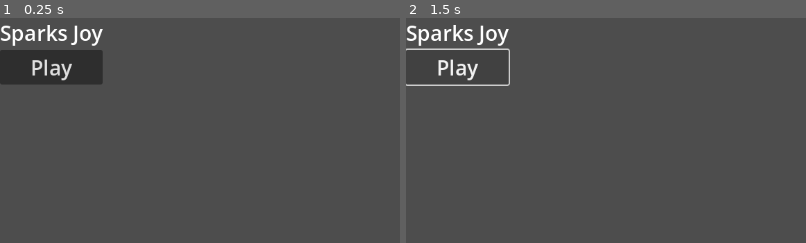
Above: before the commit, frames 1-2 (left to right).
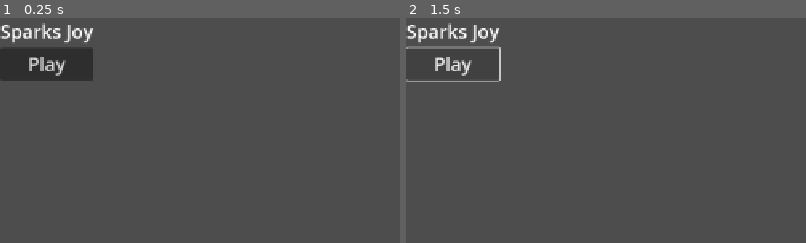
Above: after the commit, the same moments.

Repository: peabnuts123/2025-pb-and-jam
Game: Godot game, scene res://scenes/main.tscn
Two runs of this game, one before a commit and one after it. Both use one fixed random seed, a clock stepped at 60 frames per second and the inputs below.
Inputs:
- Up to frame 1 (0.25 s): no input
- Up to frame 2 (1.5 s): click "Play" at 0.5 s; click "Play" at 1.25 s
The pictures show only the part of the screen within x 0-50%, y 0-50%; the shares and areas given below are measured in that part.
In our replay, the window is 799x449 before the commit and 800x450 after it. These sizes can differ from the game's own. Grey fills any space a smaller window leaves; there, only what the larger window draws over its background counts as a difference.

The runs differ from the first frame. In frame 1, 2.5% of the frame differs, in the area x 0-26%, y 2-30%; in frame 2, 2.6%, in the area x 0-26%, y 2-31%.

Commit message:
Add decision screen + "scalable" UI

Diff:
--- a/project.godot
+++ b/project.godot
@@ -15,6 +15,12 @@
 config/features=PackedStringArray("4.4", "GL Compatibility")
 config/icon="res://icon.svg"
 
+[display]
+
+window/size/viewport_width=1280
+window/size/viewport_height=720
+window/stretch/mode="canvas_items"
+
 [rendering]
 
 renderer/rendering_method="gl_compatibility"
--- a/scenes/decision_screen/decision_screen.tscn
+++ b/scenes/decision_screen/decision_screen.tscn
@@ -2,21 +2,25 @@
 
 [node name="decision-screen" type="Node2D"]
 
-[node name="HFlowContainer" type="HSplitContainer" parent="."]
+[node name="Container" type="HSplitContainer" parent="."]
 anchors_preset = 15
 anchor_right = 1.0
 anchor_bottom = 1.0
-offset_right = 150.0
-offset_bottom = 50.0
+offset_right = 1280.0
+offset_bottom = 720.0
 grow_horizontal = 2
 grow_vertical = 2
 size_flags_horizontal = 3
 size_flags_vertical = 3
 
-[node name="Keep" type="Label" parent="HFlowContainer"]
+[node name="Keep" type="Label" parent="Container"]
 layout_mode = 2
+size_flags_horizontal = 3
 text = "Keep	"
+horizontal_alignment = 1
 
-[node name="Thank" type="Label" parent="HFlowContainer"]
+[node name="Thank" type="Label" parent="Container"]
 layout_mode = 2
+size_flags_horizontal = 3
 text = "Thank"
+horizontal_alignment = 1
